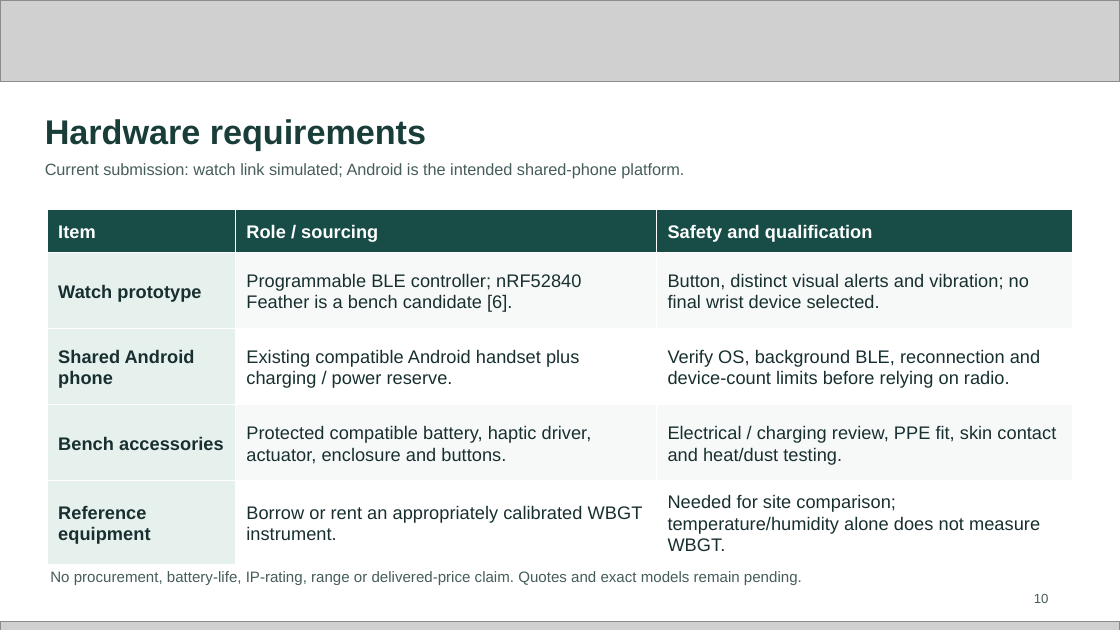
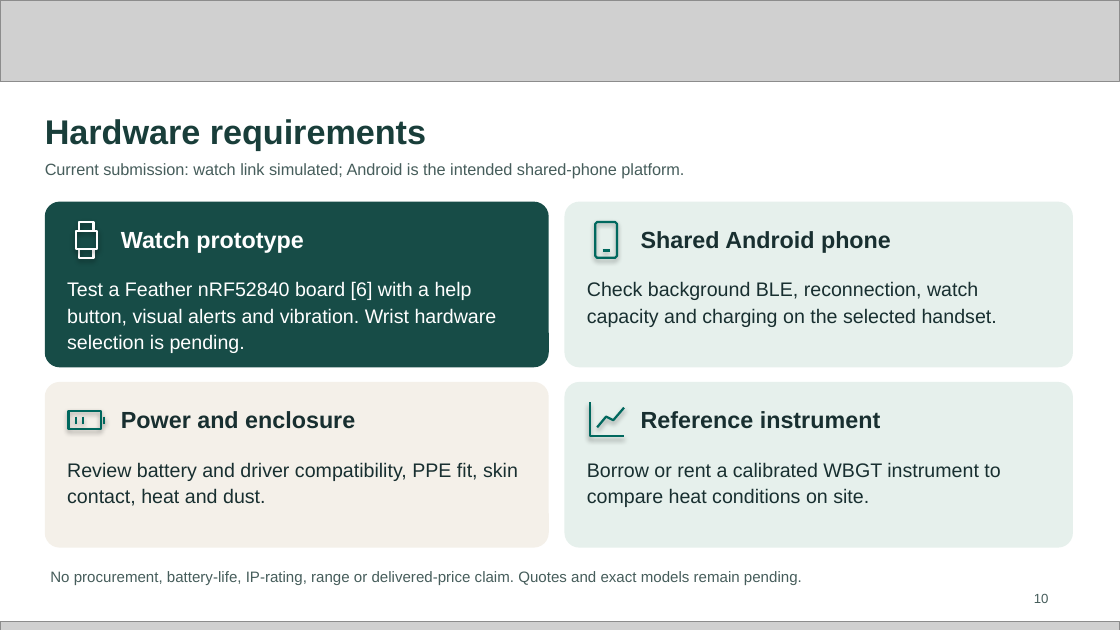
Before and after one commit to sammydamz/exaclim, a slide deck: slide 10 of downloads/submission/Exaclim_Future_Health_Submission.pptx. Drawn at 1120x630 pixels with LibreOffice and Linux fonts; fonts in the diff are those of the drawing; grey boxes stand for pictures. Boxes give left, top, right and bottom in pixels: in the first picture for what was removed or moved away, otherwise in the second. Text is boxed around its words. In the diff, an @@ line names an element or a change of style, - is before the commit and + after.

Commit message:
Use editable bento cards and vector pictograms for roles, hardware and capabilities

```diff
--- a/downloads/submission/Exaclim_Future_Health_Submission.pptx
+++ b/downloads/submission/Exaclim_Future_Health_Submission.pptx
@@ rounded rectangle added at (45,202,549,367), fill #174C47 @@
@@ table removed at (47,209,1072,557), 5 rows, 3 columns @@
-Item | Role / sourcing | Safety and qualification
-Watch prototype | Programmable BLE controller; nRF52840 Feather is a bench candidate [6]. | Button, distinct visual alerts and vibration; no final wrist device selected.
-Shared Android phone | Existing compatible Android handset plus charging / power reserve. | Verify OS, background BLE, reconnection and device-count limits before relying on radio.
-Bench accessories | Protected compatible battery, haptic driver, actuator, enclosure and buttons. | Electrical / charging review, PPE fit, skin contact and heat/dust testing.
-Reference equipment | Borrow or rent an appropriately calibrated WBGT instrument. | Needed for site comparison; temperature/humidity alone does not measure WBGT.
@@ rounded rectangle added at (564,202,1073,367), fill #E6F0EC @@
@@ freeform shape added at (76,231,97,249), outline #FFFFFF 1.45 pt @@
@@ freeform shape added at (80,222,94,231), outline #FFFFFF 1.45 pt @@
@@ text added at (121,231,303,253), 15 pt, text #FFFFFF, bold @@
+Watch prototype
@@ freeform shape added at (596,222,617,258), outline #00685E 1.45 pt @@
@@ text added at (641,231,891,253), 15 pt, text #182F30, bold @@
+Shared Android phone
@@ freeform shape added at (80,249,94,258), outline #FFFFFF 1.45 pt @@
@@ freeform shape added at (603,251,609,251), outline #00685E 1.45 pt @@
@@ text added at (67,281,497,353), 12.6 pt, text #FFFFFF @@
+Test a Feather nRF52840 board [6] with a help button, visual alerts and vibration. Wrist hardware selection is pending.
@@ text added at (587,281,997,327), 12.6 pt, text #182F30 @@
+Check background BLE, reconnection, watch capacity and charging on the selected handset.
@@ rounded rectangle added at (45,382,549,548), fill #F4F0E9 @@
@@ rounded rectangle added at (564,382,1073,548), fill #E6F0EC @@
@@ freeform shape added at (68,411,101,429), outline #00685E 1.45 pt @@
@@ freeform shape added at (76,417,76,423), outline #00685E 1.45 pt @@
@@ freeform shape added at (83,417,83,423), outline #00685E 1.45 pt @@
@@ freeform shape added at (104,417,104,423), outline #00685E 1.45 pt @@
@@ text added at (121,411,355,429), 15 pt, text #182F30, bold @@
+Power and enclosure
@@ freeform shape added at (590,402,624,436), outline #00685E 1.45 pt @@
@@ freeform shape added at (597,408,624,428), outline #00685E 1.45 pt @@
@@ text added at (641,411,880,429), 15 pt, text #182F30, bold @@
+Reference instrument
@@ text added at (67,462,518,506), 12.6 pt, text #182F30 @@
+Review battery and driver compatibility, PPE fit, skin contact, heat and dust.
@@ text added at (587,462,1000,507), 12.6 pt, text #182F30 @@
+Borrow or rent a calibrated WBGT instrument to compare heat conditions on site.
```
Also in this commit, not shown: 2 other slides changed, 6 other files.
